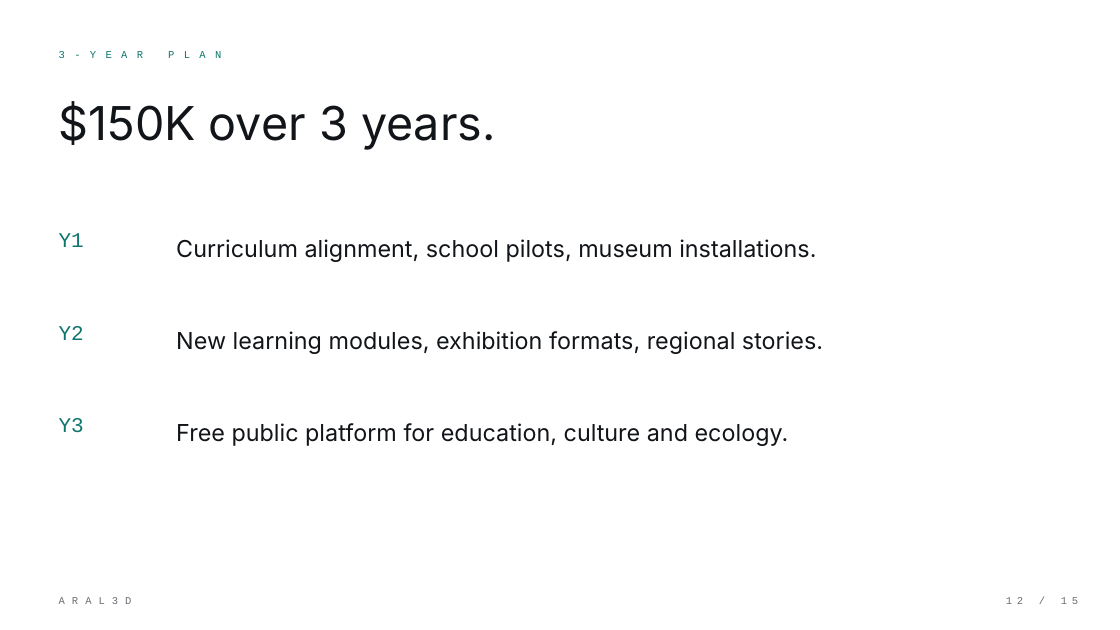
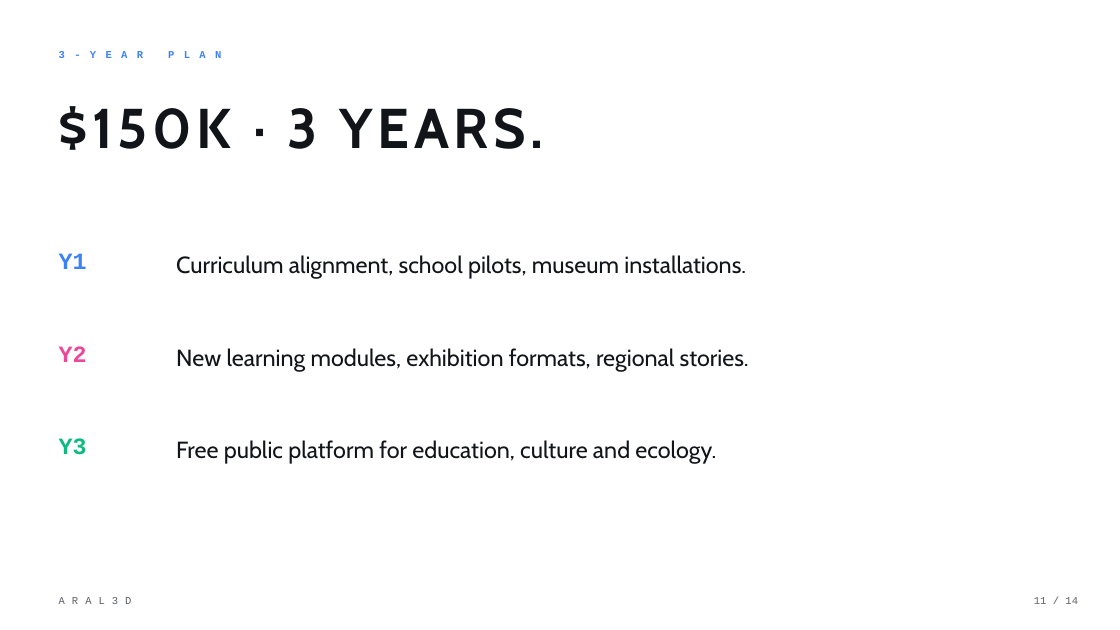
Before and after one commit to timateus/aral3d, a slide deck: slide 11 of public/aral3d-presentation.pptx (slide 12 before the commit). Drawn at 1120x630 pixels with LibreOffice and Linux fonts; fonts in the diff are those of the drawing. Boxes give left, top, right and bottom in pixels: in the first picture for what was removed or moved away, otherwise in the second. Text is boxed around its words. In the diff, an @@ line names an element or a change of style, - is before the commit and + after.

```diff
--- a/public/aral3d-presentation.pptx
+++ b/public/aral3d-presentation.pptx
@@ text "3-YEAR PLAN" at (59, 51, 65, 58): text colour #0F766E to #3B82F6, bold on @@
@@ text at (59, 106, 544, 150): text changed; size 40 to 48 pt; font Inter to Cabin; bold on @@
-$150K over 3 years.
+$150K · 3 YEARS.
@@ text "Y1": place and size @@
-text "Y1" at (59, 233, 84, 247)
+text "Y1" at (59, 253, 87, 269)
@@ text "Y1" at (59, 253, 87, 269): size 18 to 20 pt, text colour #0F766E to #3B82F6, bold on @@
@@ text "Y2": place and size @@
-text "Y2" at (59, 326, 84, 340)
+text "Y2" at (59, 346, 87, 362)
@@ text "Y2" at (59, 346, 87, 362): size 18 to 20 pt, text colour #0F766E to #EC4899, bold on @@
@@ text "Y3": place and size @@
-text "Y3" at (59, 418, 84, 433)
+text "Y3" at (59, 438, 87, 455)
@@ text "Y3" at (59, 438, 87, 455): size 18 to 20 pt, text colour #0F766E to #10B981, bold on @@
@@ 3 texts: place and size @@
-3 texts at (176, 239, 823, 446)
+3 texts at (176, 255, 749, 464)
@@ font Inter to Cabin in 3 elements at (176, 348, 749, 372), (176, 255, 746, 279), (176, 440, 716, 464) @@
@@ text "ARAL3D" at (50, 588, 555, 613): text colour #6B7077 to #5B6068 @@
@@ text at (1034, 597, 1078, 604): text changed; text colour #6B7077 to #5B6068 @@
-12 / 15
+11 / 14
```
Also in this commit, not shown: 11 other slides changed, 2 slides added, 3 slides removed, 16 other files.
